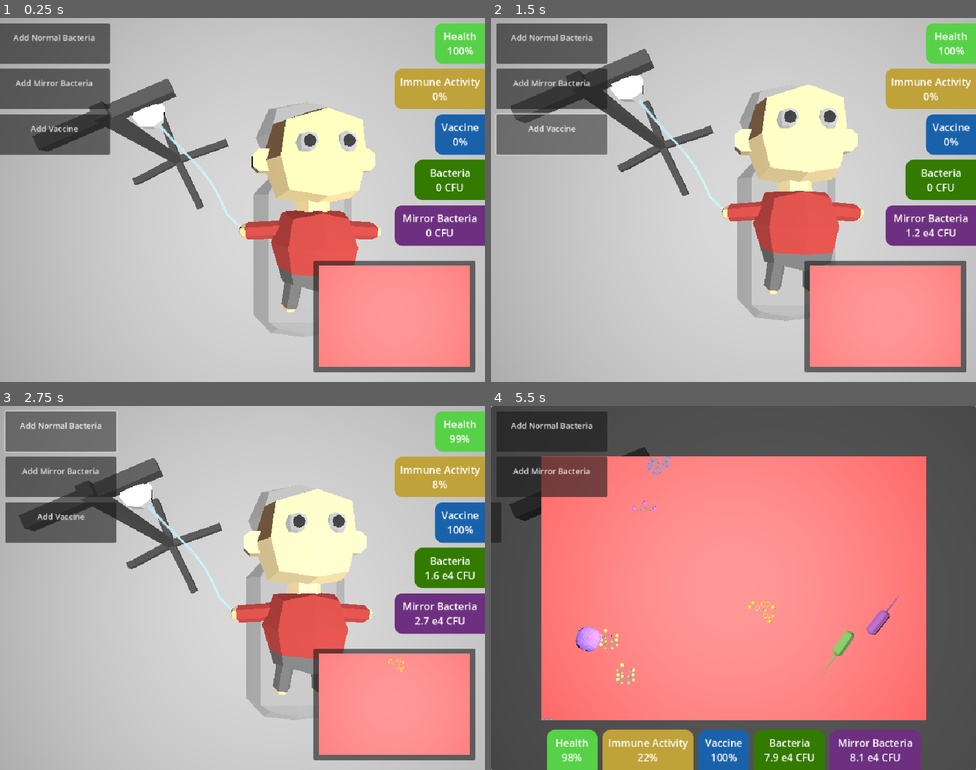
Above: before the commit, frames 1-4 (two rows, left to right).
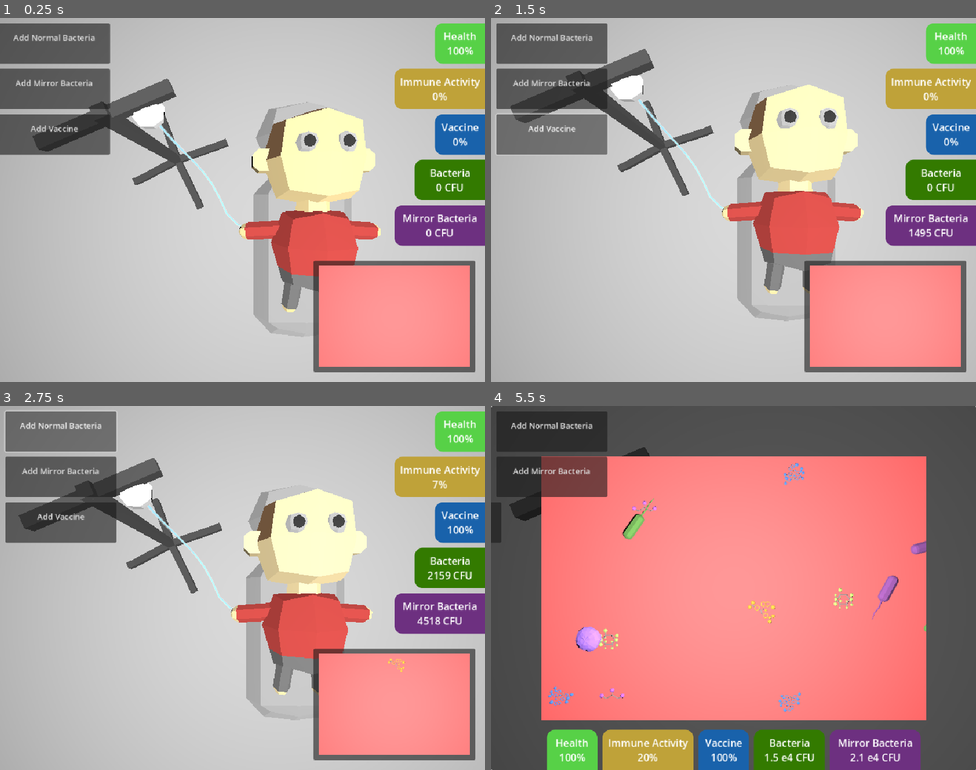
Above: after the commit, the same moments.

Repository: AndyLiu0/mirror-life-sim
Game: Godot game, scene res://main.tscn
Two runs of this game, one before a commit and one after it. Both use one fixed random seed, a clock stepped at 60 frames per second and the inputs below.
Inputs (mouse positions are in pixels of both pictures, inside the frame that each line leads up to):
- Up to frame 1 (0.25 s): no input
- Up to frame 2 (1.5 s): click "Add Mirror Bacteria" at 0.5 s; click "Add Vaccine" at 1.25 s
- Up to frame 3 (2.75 s): click "Add Normal Bacteria" at 2 s
- Up to frame 4 (5.5 s): click "Add Normal Bacteria" at 2.75 s; click (883, 704) at 3.5 s; move the mouse to (549, 431) at 4.27 s; hold Up (ui_up) 4.28-5.03 s; move the mouse to (549, 475) at 5.02 s

The runs differ from the first frame. In frame 2, 0.2% of the frame differs, in the area x 85-96%, y 57-61%; in frame 3, 0.4%; in frame 4, 1.6%, in the area x 10-90%, y 13-98%.

Commit message:
graphing overhaul

Diff:
--- /dev/null
+++ b/project/graph_line.gd
@@ -0,0 +1,26 @@
+class_name GraphLine
+extends Line2D
+
+var datapoints: Array
+var x_factor: float
+var y_factor: float
+var y_size: float
+
+func _ready():
+	width = 4
+	self.visible = false
+
+func add_datapoint(point: Vector2):
+	datapoints.append(point)
+	add_point(Vector2(point.x * x_factor, y_size - point.y * y_factor))
+	print(points[-1])
+
+func set_x_factor(x_coeff: float):
+	x_factor = x_coeff
+	for i in range(len(points)):
+		points[i].x = datapoints[i].x * x_factor
+
+func reset():
+	clear_points()
+	for p in datapoints:
+		add_point(Vector2(p.x * x_factor, y_size -p.y * y_factor))
--- a/project/graph_space.gd
+++ b/project/graph_space.gd
@@ -5,18 +5,25 @@
 
 var x_ticks_node: HBoxContainer
 var y_ticks_node: VBoxContainer
+var y_ticks_node2: VBoxContainer
+
 var v_select_container: HBoxContainer
 var y_label_node: Label
-var line: Line2D
+var y_label_node2: Label
+
+var lines: Dictionary
 var full_ui: Control
+
+var shown_vars = []
+var shown_percent_vars = []
+var shown_log_vars = []
 
 const num_x_ticks = 12
 const num_y_ticks = 10
 
 const tick_length = 7
 
-var x_scale: float
-var y_scale: float
+var x_scale = 4
 
 var y_var: String
 
@@ -25,27 +32,59 @@
 var tick_label_scene: PackedScene = preload("res://tick_label.tscn")
 var var_selector_scene: PackedScene = preload("res://graph_var_selector.tscn")
 
+var percent_ticks
+var log_ticks
+
+var x_scale_factor
 
 func _ready():
-	var percent_ticks = range(10, 110, 10)
-	var log_ticks = range(1, 11)
+	percent_ticks = range(10, 110, 10)
+	log_ticks = range(1, 11)
 	for i in len(log_ticks):
 		log_ticks[i] = "10^%s" % log_ticks[i]
 
 	graph_settings = {
-		"Health": ["Health (%)", percent_ticks, 10, Color.LIME_GREEN],
-		"Immune Activity": ["Immune Activity (%)", percent_ticks, 10, Color.ORANGE],
-		"Bacteria": ["Bacteria (CFU)", log_ticks, 1, Color.DARK_GREEN],
-		"Mirror Bacteria": ["Mirror Bacteria (CFU)", log_ticks, 1, Color.DARK_BLUE]
+		"Health": {
+			"label": "Health (%)",
+			"ticks": percent_ticks,
+			"yscale": 10,
+			"color": Color.LIME_GREEN
+		},
+		"Immune Activity": {
+			"label": "Immune Activity (%)",
+			"ticks": percent_ticks,
+			"yscale": 10,
+			"color": Color.ORANGE
+		},
+		"Bacteria": {
+			"label": "Bacteria (CFU)",
+			"ticks": log_ticks,
+			"yscale": 1,
+			"color": Color.DARK_GREEN
+		},
+		"Mirror Bacteria": {
+			"label": "Mirror Bacteria (CFU)",
+			"ticks": log_ticks,
+			"yscale": 1,
+			"color": Color.DARK_BLUE
+		}
 	}
+	x_scale_factor = size.x * 2.0/float(2*num_x_ticks+1) / x_scale
+	for v in graph_settings.keys():
+		lines[v] = GraphLine.new()
+		lines[v].default_color = graph_settings[v]["color"]
+		add_child(lines[v])
+		lines[v].x_factor = 624 * 2/float(2*num_x_ticks+1) / x_scale
+		lines[v].y_factor = 384 * 2/float(2*num_y_ticks+1) / graph_settings[v]["yscale"]
+		lines[v].y_size = 384
 
 	sim = get_tree().get_current_scene().get_node("Simulation")
-	x_scale = 5
 	x_ticks_node = get_node("../XTicks")
 	y_ticks_node = get_node("../YTicks")
-	v_select_container = get_node("../../../Options")
+	y_ticks_node2 = get_node("../YTicks2")
+	v_select_container = get_node("../../Options")
 	y_label_node = get_node("../YLabelControl/YLabel")
-	line = get_node("Line2D")
+	y_label_node2 = get_node("../YLabelControl2/YLabel")
 	full_ui = get_tree().get_current_scene().get_node("UI/GraphUI")
 
 
@@ -61,13 +100,23 @@
 		l.size_flags_horizontal = Control.SIZE_EXPAND_FILL
 		l.size_flags_vertical = Control.SIZE_EXPAND_FILL
 
-	x_ticks_node.add_child(c)
-
 	for v in graph_settings.keys():
 		var s: HBoxContainer = var_selector_scene.instantiate()
 		s.get_node("Label").text = v
 		s.grapher = self
 		v_select_container.add_child(s)
+
+	for axis in [y_ticks_node, y_ticks_node2]:
+		for i in range(num_y_ticks):
+			var l: Label = tick_label_scene.instantiate()
+			axis.add_child(l)
+			l.size_flags_horizontal = Control.SIZE_EXPAND_FILL
+			l.size_flags_vertical = Control.SIZE_EXPAND_FILL
+		c = Control.new()
+		axis.add_child(c)
+		c.size_flags_vertical = Control.SIZE_EXPAND_FILL
+		c.size_flags_stretch_ratio = 0.5
+
 
 func _input(event):
 	if event.is_action_pressed("ui_graph_toggle"):
@@ -86,35 +135,77 @@
 		draw_line(Vector2(-tick_length, y), Vector2(0, y), Color.BLACK, 2)
 		draw_line(Vector2(0, y), Vector2(size.x, y), Color.GRAY, 1)
 
-
-func update_y(dep_var):
-	y_var = dep_var
-	for n in y_ticks_node.get_children():
-		n.queue_free()
-	y_label_node.text = graph_settings[dep_var][0]
-	var c: Control = Control.new()
-	c.size_flags_vertical = Control.SIZE_EXPAND_FILL
-	c.size_flags_stretch_ratio = 0.5
-
-	for i in range(num_y_ticks - 1, -1, -1):
-		var l: Label = tick_label_scene.instantiate()
-		l.text = str(graph_settings[dep_var][1][i])
-		y_ticks_node.add_child(l)
-		l.size_flags_horizontal = Control.SIZE_EXPAND_FILL
-		l.size_flags_vertical = Control.SIZE_EXPAND_FILL
-
-	y_ticks_node.add_child(c)
-
-	y_scale = graph_settings[dep_var][2]
-	line.default_color = graph_settings[dep_var][3]
+	if len(shown_percent_vars) and len(shown_log_vars):
+		draw_line(Vector2(size.x, 0), Vector2(size.x, size.y), Color.BLACK, 2.0)
+		for t in range(num_y_ticks):
+			var y = (t*2+1)/float(2*num_y_ticks + 1) * size.y
+			draw_line(Vector2(size.x, y), Vector2(size.x + tick_length, y), Color.BLACK, 2)
+
+func update_x(t: float):
+	x_scale = int(ceil(1.1 * t / num_x_ticks))
+	x_scale_factor = size.x * 2/float(2*num_x_ticks+1) / x_scale
+	print(x_scale)
+	for l in lines.values():
+		(l as GraphLine).set_x_factor(x_scale_factor)
+	for i in range(1, num_x_ticks + 1):
+		x_ticks_node.get_child(i).text = str(x_scale*i)
+
+
+func update_y():
+	shown_vars = []
+	shown_percent_vars = []
+	shown_log_vars = []
+
+	y_label_node.text = ""
+	y_label_node2.text = ""
+	for b in v_select_container.get_children():
+		var t = b.label.text
+		if b.button.button_pressed:
+			shown_vars.append(t)
+			if graph_settings[t]["ticks"] == percent_ticks:
+				shown_percent_vars.append(t)
+			else:
+				shown_log_vars.append(t)
+
+	for t in y_ticks_node2.get_children():
+		if t is Label:
+			t.text = ""
+
+	if len(shown_percent_vars):
+		for i in range(y_ticks_node.get_child_count() - 1):
+			y_ticks_node.get_child(i).text = str(percent_ticks[num_y_ticks - i - 1])
+		for v in shown_percent_vars:
+			y_label_node.text += "%s, " % graph_settings[v]["label"]
+		y_label_node.text = y_label_node.text.substr(0, len(y_label_node.text) - 2)
+
+		if len(shown_log_vars):
+			for i in range(y_ticks_node2.get_child_count() - 1):
+				y_ticks_node2.get_child(i).text = str(log_ticks[num_y_ticks - i - 1])
+			for v in shown_log_vars:
+				y_label_node2.text += "%s, " % graph_settings[v]["label"]
+			y_label_node2.text = y_label_node2.text.substr(0, len(y_label_node2.text) - 2)
+
+	elif len(shown_log_vars):
+		for i in range(y_ticks_node.get_child_count() - 1):
+			y_ticks_node.get_child(i).text = str(log_ticks[num_y_ticks - i - 1])
+		for v in shown_log_vars:
+			y_label_node.text += "%s, " % graph_settings[v]["label"]
+		y_label_node.text = y_label_node.text.substr(0, len(y_label_node.text) - 2)
+	else:
+		y_label_node.text = "Y-Axis (None)"
+		for t in y_ticks_node.get_children():
+			if t is Label:
+				t.text = ""
+
+	for v in lines.keys():
+		lines[v].visible = v in shown_vars
+
+	queue_redraw()
 	update_graph()
 
 func update_graph():
-	if y_var in graph_settings.keys():
-		var last = Vector2(0, size.y)
-		var x_scale_factor = 0.5 / x_scale * size.x * 2/float(2*num_x_ticks+1)
-		var y_scale_factor = size.y * 2/float(2*num_y_ticks+1) / y_scale
-		line.clear_points()
-		for i in range(len(sim.data[y_var])):
-			var new = Vector2(sim.data["Time"][i] * x_scale_factor, size.y - sim.data[y_var][i] * y_scale_factor)
-			line.add_point(new)
+	var t = sim.data["Time"][-1]
+	if t > num_x_ticks * x_scale * 0.95:
+		update_x(t)
+	for v in lines.keys():
+		(lines[v] as GraphLine).add_datapoint(Vector2(t, sim.data[v][-1]))
--- a/project/graph_var_selector.gd
+++ b/project/graph_var_selector.gd
@@ -7,7 +7,4 @@
 func _ready():
 	button = get_node("CheckButton")
 	label = get_node("Label")
-	button.connect("button_down", update_graph)
-
-func update_graph():
-	grapher.update_y(label.text)
+	button.connect("pressed", grapher.update_y)
--- a/project/main.tscn
+++ b/project/main.tscn
@@ -71,6 +71,7 @@
 font_color = Color(0, 0, 0, 1)
 
 [sub_resource type="LabelSettings" id="LabelSettings_cegan"]
+font_size = 20
 font_color = Color(0, 0, 0, 1)
 
 [sub_resource type="LabelSettings" id="LabelSettings_82xsv"]
@@ -324,64 +325,86 @@
 horizontal_alignment = 1
 vertical_alignment = 1
 
-[node name="HLayout" type="HBoxContainer" parent="UI/GraphUI/VLayout"]
-layout_mode = 2
-size_flags_vertical = 3
-
-[node name="GridContainer" type="GridContainer" parent="UI/GraphUI/VLayout/HLayout"]
+[node name="GridContainer" type="GridContainer" parent="UI/GraphUI/VLayout"]
 layout_mode = 2
 size_flags_horizontal = 3
-columns = 3
-
-[node name="YLabelControl" type="Control" parent="UI/GraphUI/VLayout/HLayout/GridContainer"]
-custom_minimum_size = Vector2(60, 0)
-layout_mode = 2
-size_flags_vertical = 3
-
-[node name="YLabel" type="Label" parent="UI/GraphUI/VLayout/HLayout/GridContainer/YLabelControl"]
-custom_minimum_size = Vector2(384, 60)
+size_flags_vertical = 3
+columns = 5
+
+[node name="YLabelControl" type="Control" parent="UI/GraphUI/VLayout/GridContainer"]
+custom_minimum_size = Vector2(50, 0)
+layout_mode = 2
+size_flags_vertical = 3
+
+[node name="YLabel" type="Label" parent="UI/GraphUI/VLayout/GridContainer/YLabelControl"]
+custom_minimum_size = Vector2(384, 50)
 layout_mode = 0
 offset_top = 384.0
 offset_right = 384.0
-offset_bottom = 444.0
+offset_bottom = 434.0
 rotation = -1.5708
-text = "Y-Axis Label"
+text = "Y-Axis (None)"
 label_settings = SubResource("LabelSettings_cegan")
 horizontal_alignment = 1
 vertical_alignment = 1
 
-[node name="YTicks" type="VBoxContainer" parent="UI/GraphUI/VLayout/HLayout/GridContainer"]
-custom_minimum_size = Vector2(40, 0)
-layout_mode = 2
-size_flags_vertical = 3
-
-[node name="GraphSpace" type="Control" parent="UI/GraphUI/VLayout/HLayout/GridContainer"]
+[node name="YTicks" type="VBoxContainer" parent="UI/GraphUI/VLayout/GridContainer"]
+custom_minimum_size = Vector2(50, 0)
+layout_mode = 2
+size_flags_vertical = 3
+
+[node name="GraphSpace" type="Control" parent="UI/GraphUI/VLayout/GridContainer"]
 layout_mode = 2
 size_flags_horizontal = 3
 size_flags_vertical = 3
 script = ExtResource("10_cegan")
 
-[node name="Line2D" type="Line2D" parent="UI/GraphUI/VLayout/HLayout/GridContainer/GraphSpace"]
-width = 4.0
-
-[node name="1-2" type="Control" parent="UI/GraphUI/VLayout/HLayout/GridContainer"]
+[node name="YTicks2" type="VBoxContainer" parent="UI/GraphUI/VLayout/GridContainer"]
+custom_minimum_size = Vector2(50, 0)
+layout_mode = 2
+size_flags_vertical = 3
+
+[node name="YLabelControl2" type="Control" parent="UI/GraphUI/VLayout/GridContainer"]
+custom_minimum_size = Vector2(50, 0)
+layout_mode = 2
+size_flags_vertical = 3
+
+[node name="YLabel" type="Label" parent="UI/GraphUI/VLayout/GridContainer/YLabelControl2"]
+custom_minimum_size = Vector2(384, 50)
+layout_mode = 0
+offset_left = 50.0
+offset_right = 434.0
+offset_bottom = 50.0
+rotation = 1.5708
+label_settings = SubResource("LabelSettings_cegan")
+horizontal_alignment = 1
+vertical_alignment = 1
+
+[node name="1-2" type="Control" parent="UI/GraphUI/VLayout/GridContainer"]
 custom_minimum_size = Vector2(0, 40)
 layout_mode = 2
 
-[node name="2-2" type="Control" parent="UI/GraphUI/VLayout/HLayout/GridContainer"]
-layout_mode = 2
-
-[node name="XTicks" type="HBoxContainer" parent="UI/GraphUI/VLayout/HLayout/GridContainer"]
+[node name="2-2" type="Control" parent="UI/GraphUI/VLayout/GridContainer"]
+layout_mode = 2
+
+[node name="XTicks" type="HBoxContainer" parent="UI/GraphUI/VLayout/GridContainer"]
 custom_minimum_size = Vector2(0, 40)
 layout_mode = 2
 
-[node name="1-3" type="Control" parent="UI/GraphUI/VLayout/HLayout/GridContainer"]
-layout_mode = 2
-
-[node name="2-3" type="Control" parent="UI/GraphUI/VLayout/HLayout/GridContainer"]
-layout_mode = 2
-
-[node name="XLabel" type="Label" parent="UI/GraphUI/VLayout/HLayout/GridContainer"]
+[node name="4-2" type="Control" parent="UI/GraphUI/VLayout/GridContainer"]
+custom_minimum_size = Vector2(0, 40)
+layout_mode = 2
+
+[node name="5-2" type="Control" parent="UI/GraphUI/VLayout/GridContainer"]
+layout_mode = 2
+
+[node name="1-3" type="Control" parent="UI/GraphUI/VLayout/GridContainer"]
+layout_mode = 2
+
+[node name="2-3" type="Control" parent="UI/GraphUI/VLayout/GridContainer"]
+layout_mode = 2
+
+[node name="XLabel" type="Label" parent="UI/GraphUI/VLayout/GridContainer"]
 custom_minimum_size = Vector2(0, 40)
 layout_mode = 2
 size_flags_horizontal = 3
@@ -390,8 +413,11 @@
 horizontal_alignment = 1
 vertical_alignment = 1
 
-[node name="Padding" type="Control" parent="UI/GraphUI/VLayout/HLayout"]
-custom_minimum_size = Vector2(100, 0)
+[node name="4-3" type="Control" parent="UI/GraphUI/VLayout/GridContainer"]
+custom_minimum_size = Vector2(0, 40)
+layout_mode = 2
+
+[node name="5-3" type="Control" parent="UI/GraphUI/VLayout/GridContainer"]
 layout_mode = 2
 
 [node name="Options" type="HBoxContainer" parent="UI/GraphUI/VLayout"]
--- a/project/mirror_bacteria_button.gd
+++ b/project/mirror_bacteria_button.gd
@@ -58,4 +58,4 @@
 	target_x = min_x if zoom else max_x
 
 func _button_pressed():
-	sim_node.mirror_bacteria_num += 10000
+	sim_node.mirror_bacteria_num += 1000
--- a/project/normal_bacteria_button.gd
+++ b/project/normal_bacteria_button.gd
@@ -43,4 +43,4 @@
 	target_x = min_x if zoom else max_x
 
 func _button_pressed():
-	sim_node.bacteria_num += 10000
+	sim_node.bacteria_num += 1000
--- a/project/simulation.gd
+++ b/project/simulation.gd
@@ -17,7 +17,7 @@
 
 var will_health = 1
 
-var bacteria_limit: float = 10 ** 10
+var bacteria_limit: float = 1 ** 10
 
 var bacteria_num: float = 0
 var bacteria_level = 0
@@ -65,7 +65,7 @@
 	bacteria_label = get_node("../UI/Stats/Bacteria/Label")
 	mirror_label = get_node("../UI/Stats/MirrorBacteria/Label")
 	vaccine_label = get_node("../UI/Stats/Vaccine/Label")
-	grapher = get_node("../UI/GraphUI/VLayout/HLayout/GridContainer/GraphSpace")
+	grapher = get_node("../UI/GraphUI/VLayout/GridContainer/GraphSpace")
 	camera = get_node("SimCameraLayer/SimCameraViewportContainer/SimCameraViewport/SimCamera")
 
 func _process(delta):
@@ -77,23 +77,23 @@
 	timer += delta
 
 func calc_bacteria(num, immunity):
-	return int(num + 0.3 * num * (1 - (bacteria_num + mirror_bacteria_num)/bacteria_limit) * (1 - immunity/3) - (sqrt(num) * 3 * 10**2 + num / 3) * immunity**2 * (log(num)**2) / (max(log(bacteria_num), 0)**2 + max(log(mirror_bacteria_num), 0)**2))
+	return int(num + 1 * num**0.9 * (1 - (bacteria_num + mirror_bacteria_num)/bacteria_limit)**3 * (1 - immunity/3) - (num**0.8 * 5) * immunity**2 * (max(log(num), 0)**3 / (max(log(bacteria_num), 0.1)**3 + max(log(mirror_bacteria_num), 0)**3)) ** 0.5)
 
 func reset():
 	for node in get_children():
 		break
 
-
 func update_sim():
 	if will_health > 0:
 		will_health += min(0.02, 0.1 * will_health) - 0.001 * clamp(log(bacteria_num + mirror_bacteria_num)/log(10), 0, 20)**2 + (1 - will_health) * 0.06
 		will_health = clamp(will_health, 0, 1)
-	var diff = 3 * 10**10 * sqrt(will_health) - bacteria_limit
+	var diff = 3 * 10**9 * sqrt(will_health) - bacteria_limit
 	bacteria_limit += 0.2 * diff + 10**6 * sign(diff)
-	bacteria_limit = clamp(bacteria_limit, 0, 1 * 10**10)
-	immune_activation *= 0.95
-	immune_activation += 0.01 * clamp(log(bacteria_num + mirror_bacteria_num**vaccine_effect)/log(10), 0, 20) - 0.025 + 0.01
-	immune_activation = clamp(immune_activation, 0, min(sqrt(will_health/0.4), 1))
+	bacteria_limit = clamp(bacteria_limit, 0, 1 * 10**9)
+	var im_diff = -immune_activation * 0.045
+	im_diff += 0.015 * clamp(log(bacteria_num + mirror_bacteria_num**vaccine_effect)/log(10), 0, 20)**0.7 - 0.01
+	immune_activation += im_diff if im_diff > 0 else im_diff/2
+	immune_activation = clamp(immune_activation, 0, min(sqrt(will_health/0.2), 1))
 	complement_activation *= 0.92
 	complement_activation += 0.2 * (1 - will_health) - 0.01
 	complement_activation = min(max(complement_activation, 0.1), min(sqrt(will_health/0.4), 1))
@@ -112,8 +112,8 @@
 		mirror_label.text = "Mirror Bacteria\n%s e%s CFU" % [0.1 * int(10 * mirror_bacteria_num / 10**int(log(mirror_bacteria_num)/log(10))), int(log(mirror_bacteria_num)/log(10))]
 	vaccine_label.text = "Vaccine\n%s%%" % round(vaccine_effect * 100)
 
-	bacteria_level = max(0, int(1 * max(0, log(bacteria_num))/log(10)) - 3)
-	mirror_bacteria_level = max(0, int(1 * max(0, log(mirror_bacteria_num))/log(10)) - 3)
+	bacteria_level = max(0, int(1.2 * max(0, log(bacteria_num))/log(10)) - 3)
+	mirror_bacteria_level = max(0, int(1.2 * max(0, log(mirror_bacteria_num))/log(10)) - 3)
 	immune_cell_level = (int(immune_activation * 4) + 1) if will_health > 0 else 0
 	glucose_level = round(2 * min(sqrt(will_health) * 2, 1))
 	glycerol_level = round(2 * min(sqrt(will_health) * 2, 1))
Not shown, added: project/graph_line.gd.uid
Not shown, changed: build/web/index.html
Not shown, changed: build/web/index.pck
